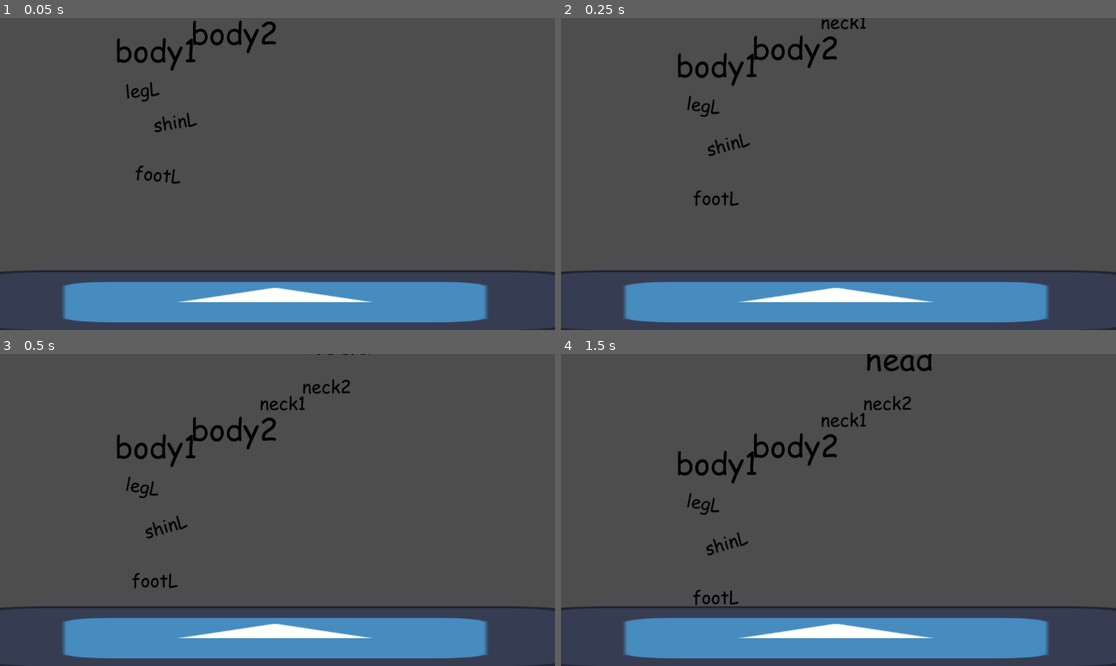
Above: before the commit, frames 1-4 (two rows, left to right).
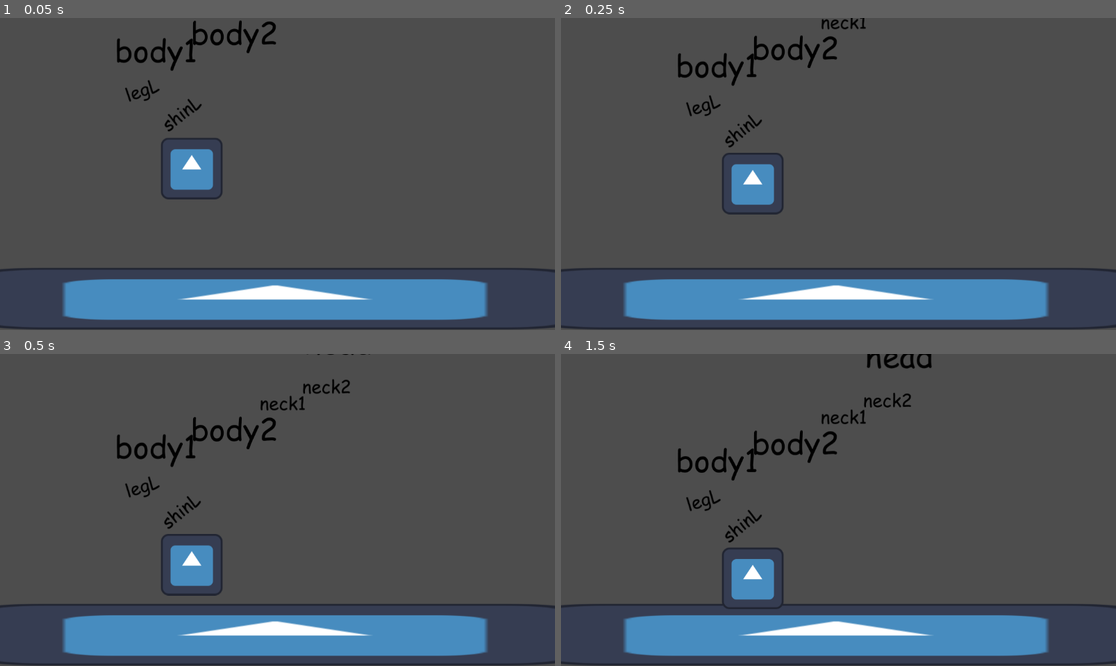
Above: after the commit, the same moments.

Repository: thecaptaincarrot/GMTK-2024-Game-Jam
Game: Godot game, scene res://Stages/test.tscn
Same seed, same stepped clock (60 frames per second), same inputs: the game is played once before the commit and once after it. The project has no main scene, so this scene is started directly. The engine's default icon, where the game draws it, is replaced by a stand-in: a white triangle on a blue panel in a dark square.
Inputs:
- Up to frame 1 (0.05 s): no input
- Up to frame 2 (0.25 s): no input
- Up to frame 3 (0.5 s): no input
- Up to frame 4 (1.5 s): tap Enter (ui_accept) at 0.5, 0.77, 1.25 s

The runs differ from the first frame. In frame 1, 5.6% of the frame differs, in the area x 0-100%, y 19-100%; in frame 2, 5.6%; in frame 3, 5.7%; in frame 4, 6.9%, in the area x 0-100%, y 0-100%.

Commit message:
Hurtbox generation and general fixes

Diff:
--- /dev/null
+++ b/Classes/hurtbox_component.gd
@@ -0,0 +1,21 @@
+extends Area2D
+## Dynamic hurtboxes for beast
+
+# Assign the "Sprites" node here to get a clean reference!!
+@export var sprites: Node2D
+
+# Called when the node enters the scene tree for the first time.
+func _ready() -> void:
+
+	for sprite in sprites.get_children():
+		var rectangle = RectangleShape2D.new()
+		rectangle.size = sprite.get_rect().size
+		var new_collider = CollisionShape2D.new()
+		new_collider.shape = rectangle
+		# this is important. trust
+		new_collider.debug_color = Color("green", 0.5)
+		sprite.add_child(new_collider)
+
+# Called every frame. 'delta' is the elapsed time since the previous frame.
+func _process(_delta: float) -> void:
+	pass
--- a/Entities/Enemies/Core/beast.gd
+++ b/Entities/Enemies/Core/beast.gd
@@ -7,22 +7,32 @@
 #-A maximum/current health stat that can be decreased by attacking gooblins
 #-A variable size “attack area” that corresponds to its attack or kick animations
 
-@onready var state_machine = $StateMachine
+var gravity : int = ProjectSettings.get_setting("physics/2d/default_gravity")
 
-@export var health := 100 #placeholder value
+@onready var state_machine: Node = $StateMachine
+@onready var animation_player: AnimationPlayer = $AnimationPlayer
 
-var gravity : int = ProjectSettings.get_setting("physics/2d/default_gravity")
+@export var max_health := 100 #placeholder
+var health = max_health
+
+# attackareas dictionary?
+
 
 # Actual logic
 func _ready():
-	state_machine.state_changed.connect(fsm_state_changed)
+	state_machine.state_changed.connect(_fsm_state_changed)
 
 func _process(_delta):
 	pass
 
 func _physics_process(delta: float) -> void:
+	#should probably move CHaracterBody2D functionality to the parent
 	velocity.y += gravity * delta
 	move_and_slide()
 
-func fsm_state_changed(state):
-	prints("the enemy is registering that the state changed to", state)
+func _fsm_state_changed(state):
+	#prints(owner.name,"is registering that the state changed to", state)
+	animation_player.play(state)
+
+func take_damage(dmg):
+	health -= dmg
--- a/Entities/Enemies/Core/beast.tscn
+++ b/Entities/Enemies/Core/beast.tscn
@@ -1,14 +1,10 @@
-[gd_scene load_steps=5 format=3 uid="uid://cshwo6wiegxqm"]
+[gd_scene load_steps=4 format=3 uid="uid://cshwo6wiegxqm"]
 
 [ext_resource type="Script" path="res://Entities/Enemies/Core/beast.gd" id="1_wynlo"]
 [ext_resource type="PackedScene" uid="uid://n3orbhr3tvny" path="res://Classes/StateMachine/state_machine.tscn" id="2_7nikn"]
 
 [sub_resource type="RectangleShape2D" id="RectangleShape2D_uda88"]
 size = Vector2(48, 50)
-
-[sub_resource type="CapsuleShape2D" id="CapsuleShape2D_rls8s"]
-radius = 77.0
-height = 194.0
 
 [node name="Beast" type="CharacterBody2D"]
 script = ExtResource("1_wynlo")
@@ -25,11 +21,6 @@
 [node name="HitboxComponent" type="Area2D" parent="."]
 
 [node name="HurtboxComponent" type="Area2D" parent="."]
-visible = false
-
-[node name="Hurtbox1" type="CollisionShape2D" parent="HurtboxComponent"]
-shape = SubResource("CapsuleShape2D_rls8s")
-debug_color = Color(0, 0.5, 0.183333, 0.196078)
 
 [node name="SkeletonComponent" type="Skeleton2D" parent="."]
 
--- a/Entities/Enemies/Dragon/Dragon.tscn
+++ b/Entities/Enemies/Dragon/Dragon.tscn
@@ -1,8 +1,11 @@
-[gd_scene load_steps=15 format=3 uid="uid://byrmqaqlddrrn"]
-
+[gd_scene load_steps=18 format=3 uid="uid://byrmqaqlddrrn"]
+
+[ext_resource type="Script" path="res://Entities/Enemies/Dragon/dragon.gd" id="1_kxca4"]
 [ext_resource type="PackedScene" uid="uid://cshwo6wiegxqm" path="res://Entities/Enemies/Core/beast.tscn" id="1_n3g6u"]
-[ext_resource type="Script" path="res://Entities/Enemies/IdleState.gd" id="2_npnky"]
+[ext_resource type="Script" path="res://Entities/Enemies/Dragon/IdleState.gd" id="2_npnky"]
 [ext_resource type="Texture2D" uid="uid://b355x63jijamw" path="res://alleged_dragon.png" id="3_2xufx"]
+[ext_resource type="Script" path="res://Classes/hurtbox_component.gd" id="4_pakg3"]
+[ext_resource type="Texture2D" uid="uid://gxjrl6xw1jg5" path="res://icon.svg" id="6_nc4nu"]
 
 [sub_resource type="SkeletonModification2DCCDIK" id="SkeletonModification2DCCDIK_g5rsv"]
 target_nodepath = NodePath("../IKTargets/footLTarget")
@@ -28,8 +31,8 @@
 bone2d_node = NodePath("body1/legL/shinL/footL")
 target_nodepath = NodePath("../IKTargets/footLTarget/footLLookAt")
 enable_constraint = true
-constraint_angle_min = -21.772
-constraint_angle_max = 107.737
+constraint_angle_min = -0.749
+constraint_angle_max = 65.693
 constraint_angle_invert = true
 constraint_in_localspace = true
 
@@ -72,6 +75,7 @@
 region = Rect2(380.637, 524.118, 103.7, 44.6083)
 
 [node name="Dragon" type="Node2D"]
+script = ExtResource("1_kxca4")
 
 [node name="Beast" parent="." instance=ExtResource("1_n3g6u")]
 
@@ -83,6 +87,10 @@
 
 [node name="GroundCollider" parent="Beast" index="2"]
 position = Vector2(0, 137)
+
+[node name="HurtboxComponent" parent="Beast" index="4" node_paths=PackedStringArray("sprites")]
+script = ExtResource("4_pakg3")
+sprites = NodePath("../Sprites")
 
 [node name="SkeletonComponent" parent="Beast" index="5"]
 modification_stack = SubResource("SkeletonModificationStack2D_0mc3s")
@@ -127,7 +135,7 @@
 
 [node name="legL" type="Bone2D" parent="Beast/SkeletonComponent/body1"]
 position = Vector2(-29, 81)
-rotation = -0.466239
+rotation = -0.366495
 scale = Vector2(0.999941, 0.999941)
 rest = Transform2D(0.999907, 0.00821487, -0.00821487, 0.999907, -29, 81)
 metadata/_local_pose_override_enabled_ = true
@@ -136,8 +144,8 @@
 remote_path = NodePath("../../../../Sprites/legL")
 
 [node name="shinL" type="Bone2D" parent="Beast/SkeletonComponent/body1/legL"]
-position = Vector2(62.006, 69.0058)
-rotation = 0.340429
+position = Vector2(62.0059, 69.0058)
+rotation = -0.295991
 scale = Vector2(0.999992, 0.999992)
 rest = Transform2D(0.996318, 0.0856444, -0.0856444, 0.996318, 62.0059, 69.0058)
 metadata/_local_pose_override_enabled_ = true
@@ -147,8 +155,8 @@
 
 [node name="footL" type="Bone2D" parent="Beast/SkeletonComponent/body1/legL/shinL"]
 position = Vector2(-54.0098, 103.02)
-rotation = 0.375302
-scale = Vector2(0.999973, 0.999973)
+rotation = 0.67799
+scale = Vector2(0.999972, 0.999972)
 rest = Transform2D(0.995561, -0.0938251, 0.0938251, 0.995561, -54.0098, 103.02)
 auto_calculate_length_and_angle = false
 length = 100.0
@@ -180,25 +188,31 @@
 
 [node name="legL" type="Sprite2D" parent="Beast/Sprites" index="5"]
 position = Vector2(-29, -50)
-rotation = 0.175831
+rotation = -0.318878
 scale = Vector2(0.99994, 0.99994)
 texture = SubResource("AtlasTexture_p501j")
 
 [node name="shinL" type="Sprite2D" parent="Beast/Sprites" index="6"]
-position = Vector2(19.976, 28.7836)
-rotation = -0.292786
-scale = Vector2(0.999931, 0.999931)
+position = Vector2(51.5088, -3.91451)
+rotation = -0.686238
+scale = Vector2(0.999932, 0.999932)
 texture = SubResource("AtlasTexture_iqa5l")
 
 [node name="footL" type="Sprite2D" parent="Beast/Sprites" index="7"]
-position = Vector2(-2, 143)
-scale = Vector2(0.999905, 0.999905)
+position = Vector2(75, 110)
+scale = Vector2(0.999904, 0.999904)
 texture = SubResource("AtlasTexture_gpxg6")
 
 [node name="footLTarget" type="Node2D" parent="Beast/IKTargets" index="0"]
-position = Vector2(-2, 143)
+position = Vector2(75, 110)
 
 [node name="footLLookAt" type="Node2D" parent="Beast/IKTargets/footLTarget"]
 position = Vector2(216, 0)
 
+[node name="Sprite2D" type="Sprite2D" parent="Beast/IKTargets/footLTarget"]
+texture = ExtResource("6_nc4nu")
+
+[node name="jiggleTarget" type="Node2D" parent="Beast/IKTargets" index="1"]
+position = Vector2(595, -364)
+
 [editable path="Beast"]
--- /dev/null
+++ b/Entities/Enemies/Dragon/dragon.gd
@@ -0,0 +1,9 @@
+extends Node2D
+
+# Called when the node enters the scene tree for the first time.
+func _ready() -> void:
+	pass
+
+# Called every frame. 'delta' is the elapsed time since the previous frame.
+func _process(_delta: float) -> void:
+	pass
--- a/Stages/test.tscn
+++ b/Stages/test.tscn
@@ -3,21 +3,21 @@
 [ext_resource type="Texture2D" uid="uid://gxjrl6xw1jg5" path="res://icon.svg" id="1_ghpdn"]
 [ext_resource type="PackedScene" uid="uid://byrmqaqlddrrn" path="res://Entities/Enemies/Dragon/Dragon.tscn" id="2_wl7ne"]
 
-[sub_resource type="RectangleShape2D" id="RectangleShape2D_8yih0"]
-size = Vector2(1264, 130)
+[sub_resource type="WorldBoundaryShape2D" id="WorldBoundaryShape2D_lngyu"]
 
 [node name="Test" type="Node2D"]
 
 [node name="Ground" type="StaticBody2D" parent="."]
-position = Vector2(571, 588)
+position = Vector2(571, 517)
 
 [node name="AllegedlyTheGround" type="Sprite2D" parent="Ground"]
+position = Vector2(0, 65.775)
 scale = Vector2(9.96, 1)
 texture = ExtResource("1_ghpdn")
 
 [node name="CollisionShape2D" type="CollisionShape2D" parent="Ground"]
 position = Vector2(0, 1)
-shape = SubResource("RectangleShape2D_8yih0")
+shape = SubResource("WorldBoundaryShape2D_lngyu")
 
 [node name="Dragon" parent="." instance=ExtResource("2_wl7ne")]
 position = Vector2(323, 201)
Renamed: Entities/Enemies/IdleState.gd -> Entities/Enemies/Dragon/IdleState.gd
